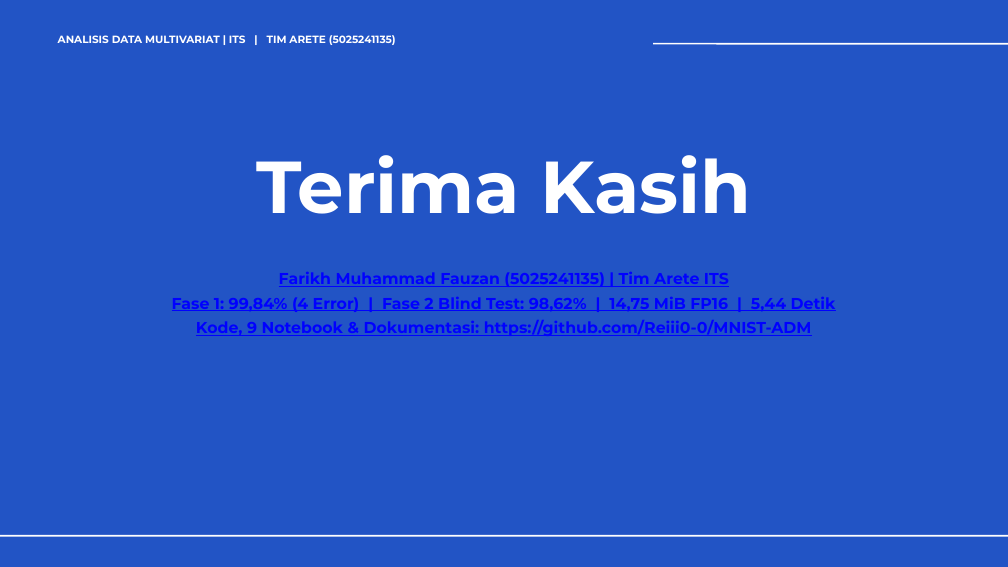
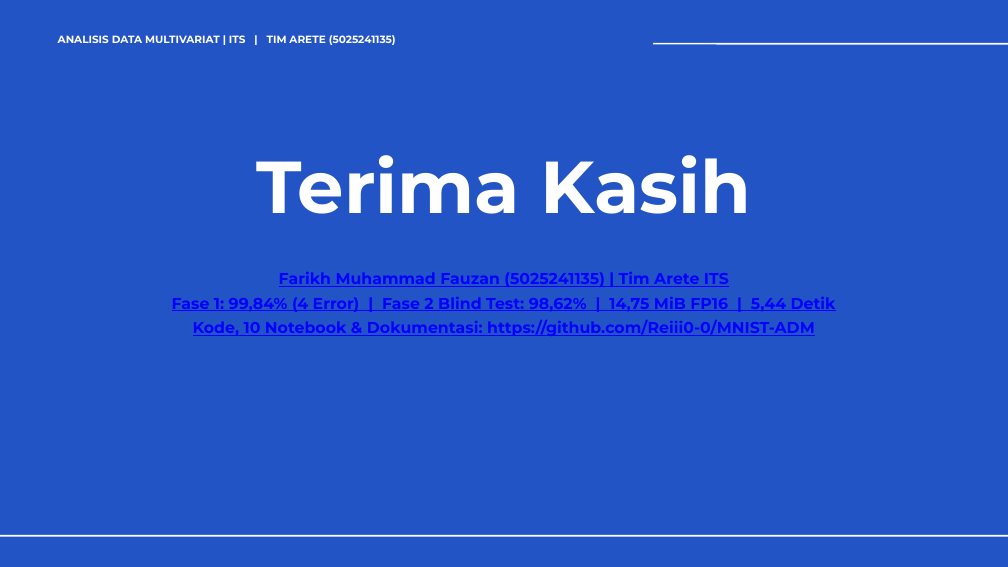
Before and after one commit to Reiii0-0/MNIST-ADM, a slide deck: slide 29 of outputs/FP_Analisis_Data_Multivariat_Tim_Arete_5025241135_FINAL.pptx. Drawn at 1008x567 pixels with LibreOffice and Linux fonts; fonts in the diff are those of the drawing. Boxes give left, top, right and bottom in pixels: in the first picture for what was removed or moved away, otherwise in the second. Text is boxed around its words. In the diff, an @@ line names an element or a change of style, - is before the commit and + after.

Commit message:
docs(notebooks,slides): enrich Markdown explanations in NB01-10 and sync final slides

```diff
--- a/outputs/FP_Analisis_Data_Multivariat_Tim_Arete_5025241135_FINAL.pptx
+++ b/outputs/FP_Analisis_Data_Multivariat_Tim_Arete_5025241135_FINAL.pptx
@@ text at [193, 320, 815, 336]: text changed @@
-Kode, 9 Notebook & Dokumentasi: https://github.com/Reiii0-0/MNIST-ADM
+Kode, 10 Notebook & Dokumentasi: https://github.com/Reiii0-0/MNIST-ADM
```
Also in this commit, not shown: 6 other slides changed, 14 other files.
